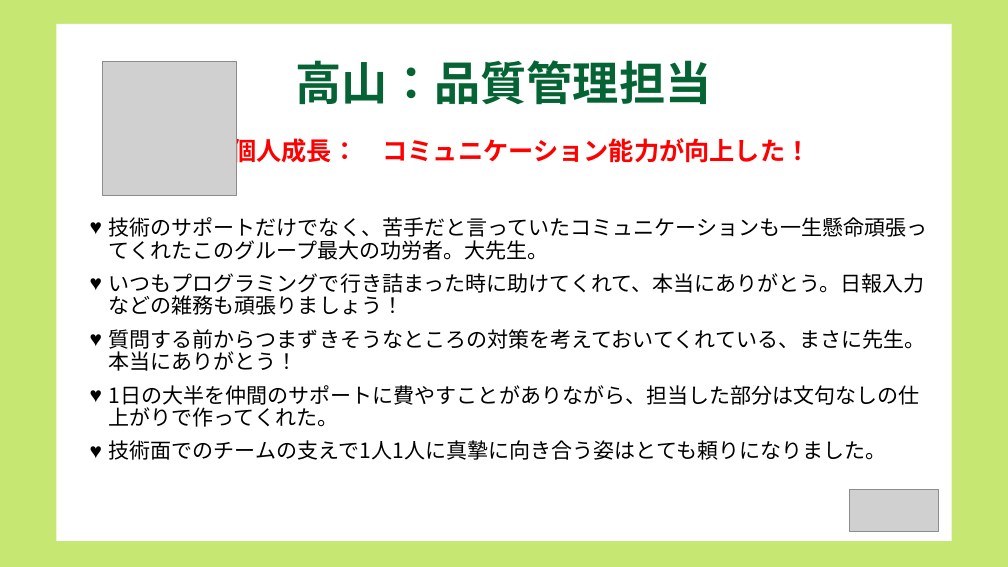
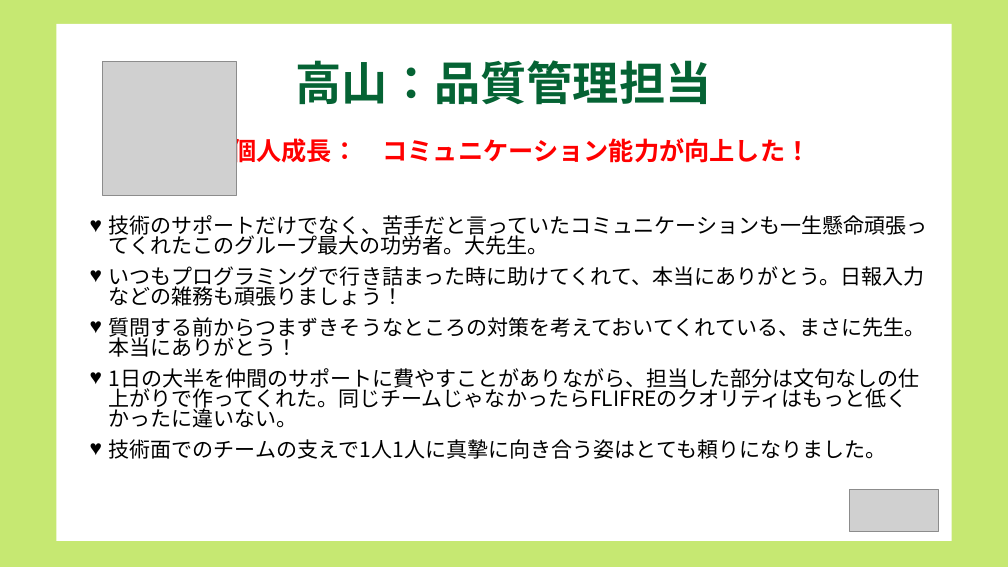
Before and after one commit to dojo2022/B-3, a slide deck: slide 17 of doc/コピー動画なし_B3炙りえんがわ_成果発表会資料.pptx. Drawn at 1008x567 pixels with LibreOffice and Linux fonts; fonts in the diff are those of the drawing; grey boxes stand for pictures. Boxes give left, top, right and bottom in pixels: in the first picture for what was removed or moved away, otherwise in the second. Text is boxed around its words. In the diff, an @@ line names an element or a change of style, - is before the commit and + after.

```diff
--- a/doc/コピー動画なし_B3炙りえんがわ_成果発表会資料.pptx
+++ b/doc/コピー動画なし_B3炙りえんがわ_成果発表会資料.pptx
@@ text at [109,215,928,459]: line spacing 0.9 to 0.8 @@
@@ text at [109,368,920,428]: text changed @@
-♥ 1日の大半を仲間のサポートに費やすことがありながら、担当した部分は文句なしの仕上がりで作ってくれた。
+♥ 1日の大半を仲間のサポートに費やすことがありながら、担当した部分は文句なしの仕上がりで作ってくれた。同じチームじゃなかったらFLIFREのクオリティはもっと低くかったに違いない。
```
Also in this commit, not shown: 4 other slides changed, 1 other file.
